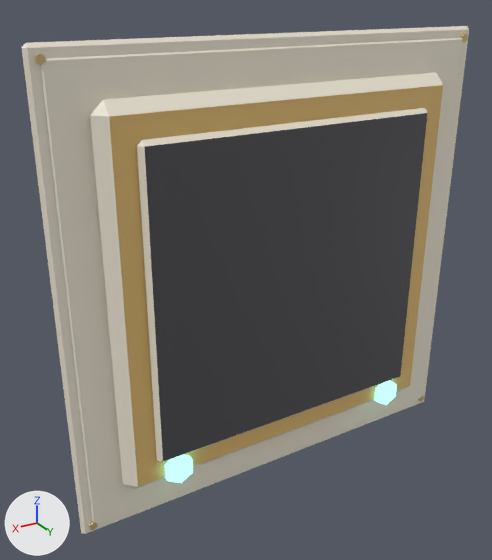
Renders of the FBX model Assets/_Project/Art/Models/Kit/Disp_Rune_2x2.fbx from each side of a commit.
Camera for both pictures: a camera (50 mm lens) standing at (1.61, 2.39, 1.2) and looking at (0.16, -0.01, 0.0). The lights are fixed; the arrows at lower left show +X, +Y and +Z. The older version comes first. Vertices at exactly the same position are counted once.

Objects in the first picture: 'Disp_Rune_2x2'.
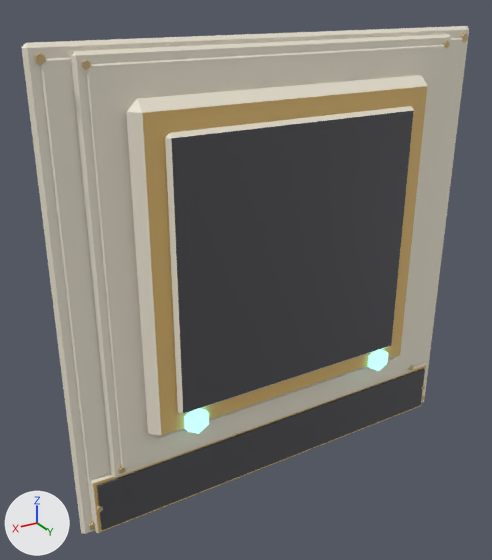
Changed parts and their boxes (x1, y1, x2, y2) in the pictures (492 x 560 px; the box of a moved part takes in the faces that stretch with it):
part 1 of me_disp_rune_2x2_001, moved or reshaped: before (165, 455, 193, 483); after (184, 409, 209, 434)
part 2 of me_disp_rune_2x2_001, added: after (71, 34, 451, 477)
part 3 of me_disp_rune_2x2_001, added (pale yellow): after (86, 45, 445, 468)
part 4 of me_disp_rune_2x2_001, added: after (81, 60, 91, 69)
part 5 of me_disp_rune_2x2_001, moved or reshaped: before (90, 72, 443, 489); after (126, 75, 427, 439)
part 6 of me_disp_rune_2x2_001, moved or reshaped: before (137, 108, 428, 463); after (165, 106, 414, 415)
part 7 of me_disp_rune_2x2_001, moved or reshaped: before (374, 381, 397, 405); after (368, 350, 388, 371)
part 8 of me_disp_rune_2x2_001, added: after (97, 368, 425, 530)
part 9 of me_disp_rune_2x2_001, added: after (90, 363, 426, 533)

What changed in the scene script:
```text
Change me_disp_rune_2x2_001:
    used by ob_disp_rune_2x2; location = (0.0, 0.0, 0.0); rotation_euler = (1.571, 0.0, 0.0), in degrees (90, 0, 0)
    remove me_disp_rune_2x2_001.from_pydata(...)  # 152 vertices, 136 faces; spans x -1.03..1.03, y -1.03..1.03, z -0.15..0.0
    add me_disp_rune_2x2_001.from_pydata(...)  # 288 vertices, 252 faces; spans x -1.03..1.03, y -1.03..1.03, z -0.16..0.0
    me_disp_rune_2x2_001 part 1: the loose piece of 12 vertices spanning x 0.54..0.66, y -0.83..-0.69, z -0.15..-0.11 is moved by (-0.09, 0.23, -0.02)
    me_disp_rune_2x2_001 part 2: the loose piece of 24 vertices spanning x -1.03..1.03, y -1.03..1.03, z -0.03..0.0 is copied, and the copy is scaled about its middle by 0.854, then moved by (0.0, 0.12, -0.03); it spans x -0.88..0.88, y -0.76..1.0, z -0.06..-0.03
    me_disp_rune_2x2_001 part 3: the loose piece of 16 vertices spanning x -0.98..0.98, y -0.98..0.98, z -0.04..-0.03 is copied, and the copy is scaled about its middle by 0.854, then moved by (0.0, 0.12, -0.03); it spans x -0.84..0.84, y -0.72..0.96, z -0.07..-0.06
    me_disp_rune_2x2_001 part 4: a new loose piece, a 6-sided cylinder along z spanning x 0.824..0.851, y 0.942..0.973, z -0.073..-0.056, in mat_metal (beige #ddc490)
    me_disp_rune_2x2_001 part 5: the loose piece of 24 vertices spanning x -0.84..0.84, y -0.84..0.84, z -0.12..-0.02 is scaled about its middle by 0.854, then moved by (0.0, 0.12, -0.02)
    me_disp_rune_2x2_001 part 6: the loose piece of 16 vertices spanning x -0.7..0.7, y -0.7..0.7, z -0.15..-0.11 is scaled about its middle by 0.854, then moved by (0.0, 0.12, -0.02)
    me_disp_rune_2x2_001 part 7: the loose piece of 12 vertices spanning x -0.66..-0.54, y -0.83..-0.69, z -0.15..-0.11 is moved by (0.09, 0.23, -0.02)
    me_disp_rune_2x2_001 part 8: a new loose piece, a box spanning x -0.95..0.95, y -1.0..-0.76, z -0.065..-0.045, in mat_dark (dark grey #505055)
    me_disp_rune_2x2_001 part 9: a new loose piece of 16 vertices spanning x -0.98..0.98, y -1.02..-0.74, z -0.06..-0.03
    other edits to the shape of me_disp_rune_2x2_001 do not show in these pictures
```
